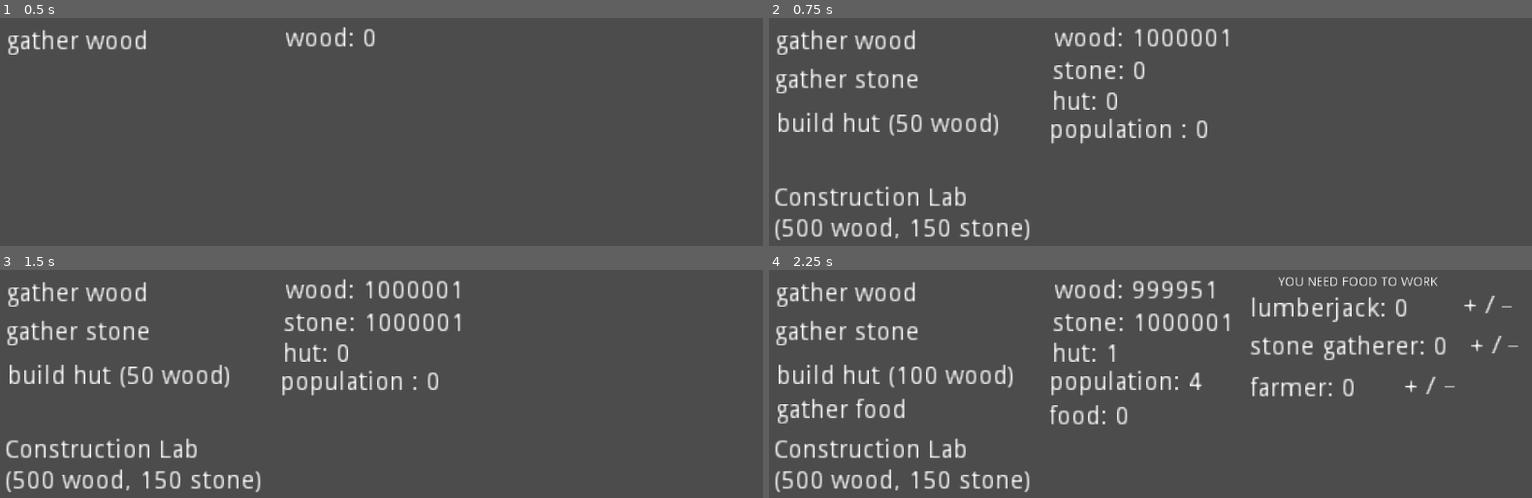
Above: before the commit, frames 1-4 (two rows, left to right).
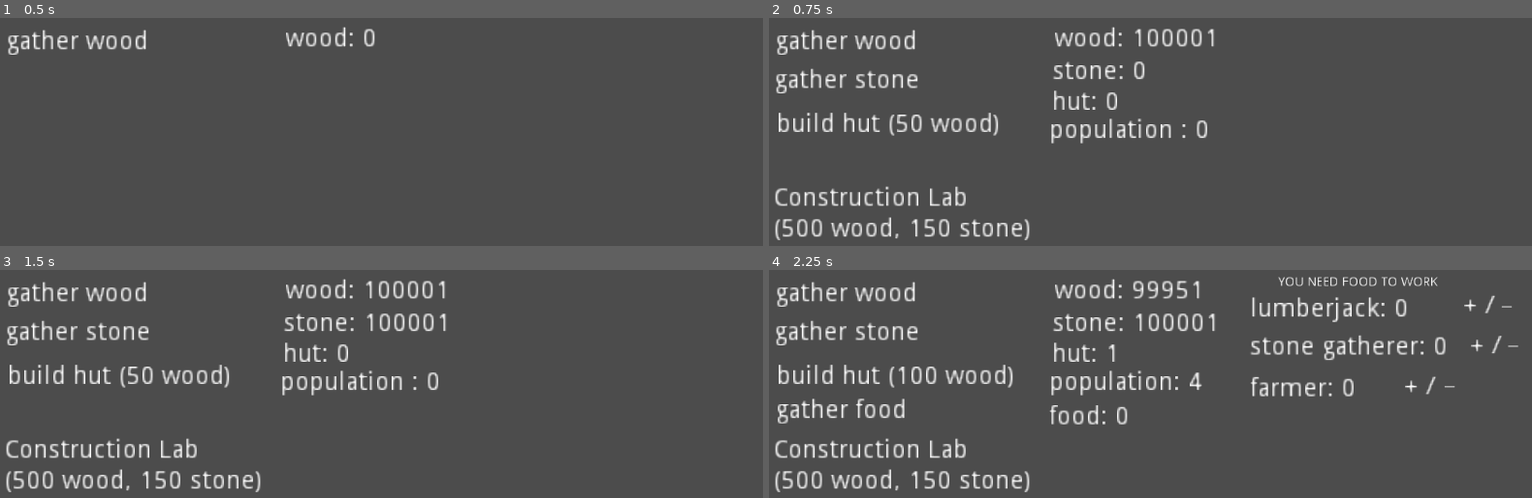
Above: after the commit, the same moments.

Repository: JacoDepa/From-the-Origin
Game: Godot game, scene res://Home.tscn
The game is run twice, just before and just after one commit, with the same random seed, the same clock (stepped at 60 frames per second) and the same inputs.
Inputs (mouse positions are in pixels of both pictures, inside the frame that each line leads up to):
- Up to frame 1 (0.5 s): no input
- Up to frame 2 (0.75 s): tap Enter at 0.5 s; move the mouse to (845, 43) at 0.52 s; click (845, 43) at 0.67 s
- Up to frame 3 (1.5 s): tap Space at 1.25 s; move the mouse to (76, 333) at 1.27 s; click (76, 333) at 1.42 s
- Up to frame 4 (2.25 s): tap Enter at 2 s; move the mouse to (883, 372) at 2.02 s; click (883, 372) at 2.17 s

Frame 1 is identical in both runs. In frame 2, 0.1% of the frame differs, in the area x 57-61%, y 4-13%; in frame 3, 0.3%; in frame 4, 0.3%, in the area x 53-61%, y 4-28%.

Commit message:
Add files via upload

Diff:
--- a/Home.tscn
+++ b/Home.tscn
@@ -71,6 +71,9 @@
 
 [sub_resource type="RectangleShape2D" id=25]
 extents = Vector2( 69.755, 15.3777 )
+
+[sub_resource type="RectangleShape2D" id=26]
+extents = Vector2( 11.8156, 12.8713 )
 
 [node name="Node" type="Node"]
 script = ExtResource( 1 )
@@ -777,10 +780,10 @@
 shape = SubResource( 21 )
 
 [node name="nleather" type="Label" parent="."]
-margin_left = 322.325
-margin_top = 352.636
-margin_right = 383.325
-margin_bottom = 366.636
+margin_left = 322.0
+margin_top = 351.0
+margin_right = 390.0
+margin_bottom = 365.0
 rect_scale = Vector2( 2, 2 )
 text = "leather: 0"
 
@@ -883,6 +886,58 @@
 rect_scale = Vector2( 2, 2 )
 text = "gold: 0"
 
+[node name="gold_miner+" type="Area2D" parent="."]
+editor/display_folded = true
+position = Vector2( 750.444, 311.922 )
+__meta__ = {
+"_edit_group_": true
+}
+
+[node name="CollisionShape2D" type="CollisionShape2D" parent="gold_miner+"]
+shape = SubResource( 26 )
+
+[node name="Label" type="Label" parent="gold_miner+"]
+margin_left = -7.53394
+margin_top = -13.3327
+margin_right = 9.46606
+margin_bottom = 0.667267
+rect_scale = Vector2( 2, 2 )
+text = "+ /"
+
+[node name="gold_miner-" type="Area2D" parent="."]
+editor/display_folded = true
+position = Vector2( 793.359, 309.563 )
+__meta__ = {
+"_edit_group_": true
+}
+
+[node name="CollisionShape2D" type="CollisionShape2D" parent="gold_miner-"]
+position = Vector2( -1.54756, 1.54756 )
+shape = SubResource( 26 )
+
+[node name="Label" type="Label" parent="gold_miner-"]
+margin_left = -8.0
+margin_top = -23.0
+margin_right = -2.0
+margin_bottom = -9.0
+rect_scale = Vector2( 2, 2 )
+text = "_"
+
+[node name="ngold_miner" type="Label" parent="."]
+margin_left = 543.118
+margin_top = 301.402
+margin_right = 630.118
+margin_bottom = 315.402
+rect_scale = Vector2( 2, 2 )
+text = "gold_miner: 0"
+
+[node name="info_gold_miner" type="Label" parent="."]
+visible = false
+margin_left = 545.796
+margin_top = 333.402
+margin_right = 654.796
+margin_bottom = 347.402
+text = "+0 gold in 40 sec"
 [connection signal="input_event" from="gather_wood" to="." method="_on_gather_wood_input_event"]
 [connection signal="input_event" from="gather_stone" to="." method="_on_gather_stone_input_event"]
 [connection signal="input_event" from="build_hut" to="build_hut" method="_on_build_hut_input_event"]
@@ -917,3 +972,5 @@
 [connection signal="input_event" from="hunter_min" to="." method="_on_hunter_min_input_event"]
 [connection signal="input_event" from="buy_iron_pickaxe" to="." method="_on_buy_iron_pickaxe_input_event"]
 [connection signal="input_event" from="gold_mine" to="." method="_on_gold_mine_input_event"]
+[connection signal="input_event" from="gold_miner+" to="." method="_on_gold_miner_input_event"]
+[connection signal="input_event" from="gold_miner-" to="." method="_on_gold_miner_min_input_event"]
--- a/project.godot
+++ b/project.godot
@@ -15,7 +15,7 @@
 
 [application]
 
-config/name="clicker"
+config/name="From the Origin"
 run/main_scene="res://Home.tscn"
 config/icon="res://icon.png"
 
--- a/test.gd
+++ b/test.gd
@@ -4,8 +4,8 @@
 onready var hut = 0
 onready var pop = 0
 onready var food = 0
-onready var wood = 1000000
-onready var stone = 1000000
+onready var wood = 100000
+onready var stone = 100000
 onready var nwood = 50
 onready var flag = 0
 onready var lumberjack = 0
@@ -21,6 +21,7 @@
 onready var fur = 0
 onready var n_leather = 0
 onready var hunter = 0
+onready var gold_miner = 0
 
 #Timer
 onready var timerWood = null
@@ -29,6 +30,7 @@
 onready var timerCarbon = null
 onready var timerIron = null
 onready var timerHunter = null
+onready var timerGold = null
 
 onready var delay = 10
 onready var mine_delay = 40
@@ -40,6 +42,7 @@
 onready var can_gather_carbon = true
 onready var can_gather_iron = true
 onready var can_gather_fur = true
+onready var can_gather_gold = true
 
 
 #Buttons
@@ -97,6 +100,11 @@
 onready var hunter_min = get_node("hunter_min")
 onready var nhunter = get_node("nhunter")
 
+#gold miner
+onready var gold_miner_plus = get_node("gold_miner+")
+onready var gold_miner_min = get_node("gold_miner-")
+onready var ngold_miner = get_node("ngold_miner")
+
 #Buildings
 onready var construction_lab = get_node("constructionLab")
 onready var market = get_node("market")
@@ -128,6 +136,7 @@
 onready var info_carbon_miner = get_node("info_carbon_miner")
 onready var info_iron_miner = get_node("info_iron_miner")
 onready var info_hunter = get_node("info_hunter")
+onready var info_gold_miner = get_node("info_gold_miner")
 onready var need_food = get_node("need_food")
 
 func _ready():
@@ -173,6 +182,13 @@
 	timerHunter.set_wait_time(hunter_delay)
 	timerHunter.connect("timeout", self, "on_timeout_complete_fur")
 	add_child(timerHunter)
+
+	#auto gather gold timer
+	timerGold = Timer.new()
+	timerGold.set_one_shot(true)
+	timerGold.set_wait_time(mine_delay)
+	timerGold.connect("timeout", self, "on_timeout_complete_gold")
+	add_child(timerGold)
 
 
 	#makes works and works num non visible
@@ -194,6 +210,9 @@
 	hunter_min.visible = false
 	hunter_plus.visible = false
 	nhunter.visible = false
+	gold_miner_min.visible = false
+	gold_miner_plus.visible = false
+	ngold_miner.visible = false
 
 	#make buttons non visibles
 	gather_stone.visible = false
@@ -268,6 +287,10 @@
 	can_gather_fur = true
 	auto_gather_fur()
 
+#activate gold auto gather
+func on_timeout_complete_gold():
+	can_gather_gold = true
+	auto_gather_gold()
 
 #gather wood
 func _on_gather_wood_input_event(viewport, event, shape_idx):
@@ -652,20 +675,41 @@
 	else:
 		pass
 
+#auto gather 2 gold every 40 sec per gold miner
+func auto_gather_gold():
+	if food > 0:
+		if gold_miner > 0:
+			print("gm > 0")
+			if can_gather_gold == true:
+				print("cgg == true")
+				gold += (2 * gold_miner)
+				food -= gold_miner
+				num_food.text = str("food: ", food)
+				num_gold.text = str("gold: ", gold)
+				can_gather_gold = false
+				timerGold.start()
+
+			else:
+				pass
+		else:
+			pass
+	else:
+		pass
 
 func _on_constructionLab_input_event(viewport, event, shape_idx):
 
 	#unlock constructio lab
 	if event is InputEvent:
 		if event.is_pressed() and not event.is_echo():
-			if wood >= 500 and stone >= 150 and get_node("constructionLab/Label").text == str("Construction Lab (500 wood, 150 stone)"):
+
+			if get_node("constructionLab/Label").text == str("Construction Lab"):
+				pass
+			elif wood >= 500 and stone >= 150:
 				wood -= 500
 				num_wood.text = str("wood: ", wood)
 				stone -= 150
 				num_stone.text = str("stone: ", stone)
 				get_node("constructionLab/Label").text = str("Construction Lab")
-			elif get_node("constructionLab/Label").text == str("Construction Lab"):
-				pass
 
 	#get to the lab
 	if get_node("constructionLab/Label").text == str("Construction Lab"):
@@ -725,6 +769,10 @@
 				info_hunter.visible = false
 				num_gold.visible = false
 				gold_mine.visible = false
+				gold_miner_min.visible = false
+				gold_miner_plus.visible = false
+				ngold_miner.visible = false
+				info_gold_miner.visible = false
 
 				#makes items and exit visible
 				pickaxe.visible = true
@@ -849,9 +897,17 @@
 			if get_node("buy_iron_pickaxe/Label").text == str("iron pickaxe (bought)"):
 				num_gold.visible = true
 				gold_mine.visible = true
+				gold_miner_min.visible = true
+				gold_miner_plus.visible = true
+				ngold_miner.visible = true
+				info_gold_miner.visible = true
 			else:
 				num_gold.visible = false
 				gold_mine.visible = false
+				gold_miner_min.visible = false
+				gold_miner_plus.visible = false
+				ngold_miner.visible = false
+				info_gold_miner.visible = false
 
 
 
@@ -1011,14 +1067,15 @@
 
 	if event is InputEvent:
 		if event.is_pressed() and not event.is_echo() and get_node("market/Label").text == str("Market (750 wood, 350 stone)"):
+
+			if get_node("market/Label").text == str("Market"):
+				pass
 			if wood >= 750 and stone >= 350:
 				wood -= 750
 				num_wood.text = str("wood: ", wood)
 				stone -= 350
 				num_stone.text = str("stone: ", stone)
 				get_node("market/Label").text = str("Market")
-			elif get_node("market/Label").text == str("Market"):
-				pass
 
 	#get to the lab
 	if get_node("market/Label").text == str("Market"):
@@ -1075,6 +1132,10 @@
 				iron_pickaxe.visible = false
 				num_gold.visible = false
 				gold_mine.visible = false
+				gold_miner_min.visible = false
+				gold_miner_plus.visible = false
+				ngold_miner.visible = false
+				info_gold_miner.visible = false
 
 				#makes things visible
 				exit.visible = true
@@ -1122,7 +1183,10 @@
 func _on_hunting_hut_input_event(viewport, event, shape_idx):
 	if event is InputEvent:
 		if event.is_pressed():
-			if wood >= 1050 and stone >= 500 and iron >= 20 and get_node("hunting_hut/Label").text == str("Hunting hut (1050 wood, 500 stone, 20 iron)"):
+
+			if get_node("hunting_hut/Label").text == str("Hunting hut"):
+				pass
+			elif wood >= 1050 and stone >= 500 and iron >= 20:
 				get_node("hunting_hut/Label").text = str("Hunting hut")
 				wood -= 1050
 				stone -= 500
@@ -1134,8 +1198,6 @@
 				hunter_plus.visible = true
 				nhunter.visible = true
 				num_fur.visible = true
-			elif get_node("hunting_hut/Label").text == str("Hunting hut"):
-				pass
 	pass # Replace with function body.
 
 
@@ -1211,3 +1273,34 @@
 			gold += 1
 			num_gold.text = str("gold: ", gold)
 	pass # Replace with function body.
+
+
+func _on_gold_miner_input_event(viewport, event, shape_idx):
+	if event is InputEvent:
+		if event.is_pressed():
+			if pop > 0:
+				gold_miner += 1
+				pop -= 1
+				ngold_miner.text = str("gold miner: ", gold_miner)
+				num_pop.text = str("population: ", pop)
+
+	if gold_miner > 0:
+		info_gold_miner.visible = true
+		info_gold_miner.text = str("+", (2 * gold_miner), " gold in 40 sec")
+
+	auto_gather_gold()
+	pass # Replace with function body.
+
+
+func _on_gold_miner_min_input_event(viewport, event, shape_idx):
+	if event is InputEvent:
+		if event.is_pressed():
+			if gold_miner > 0:
+				pop += 1
+				gold_miner -= 1
+				ngold_miner.text = str("gold miner: ", gold_miner)
+				num_pop.text = str("population: ", pop)
+
+	if gold_miner == 0:
+		info_gold_miner.visible = false
+	pass # Replace with function body.
Not shown: 1 places in Home.tscn that only renumber resources
Not shown, added: export_presets.cfg
